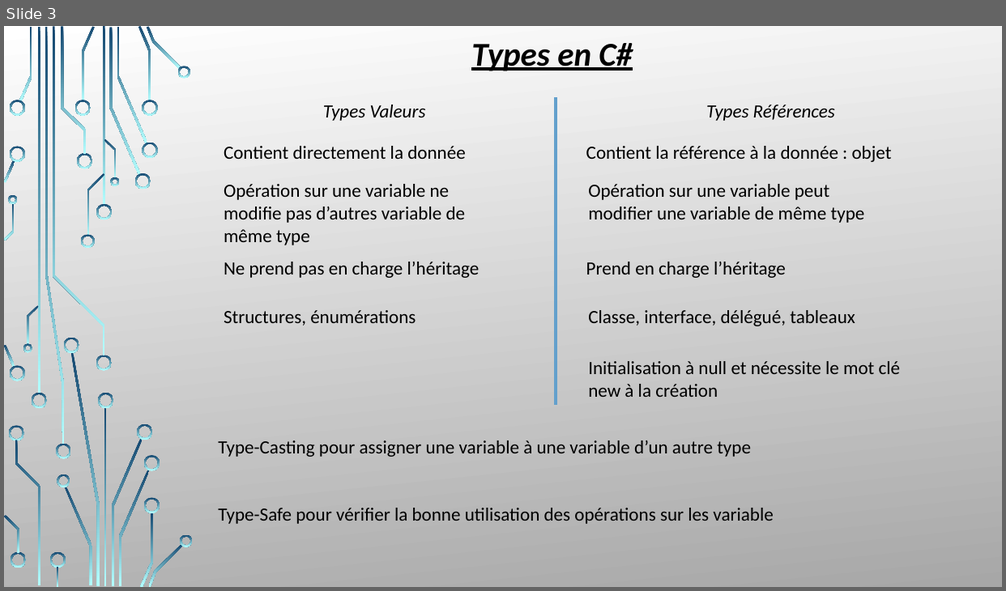
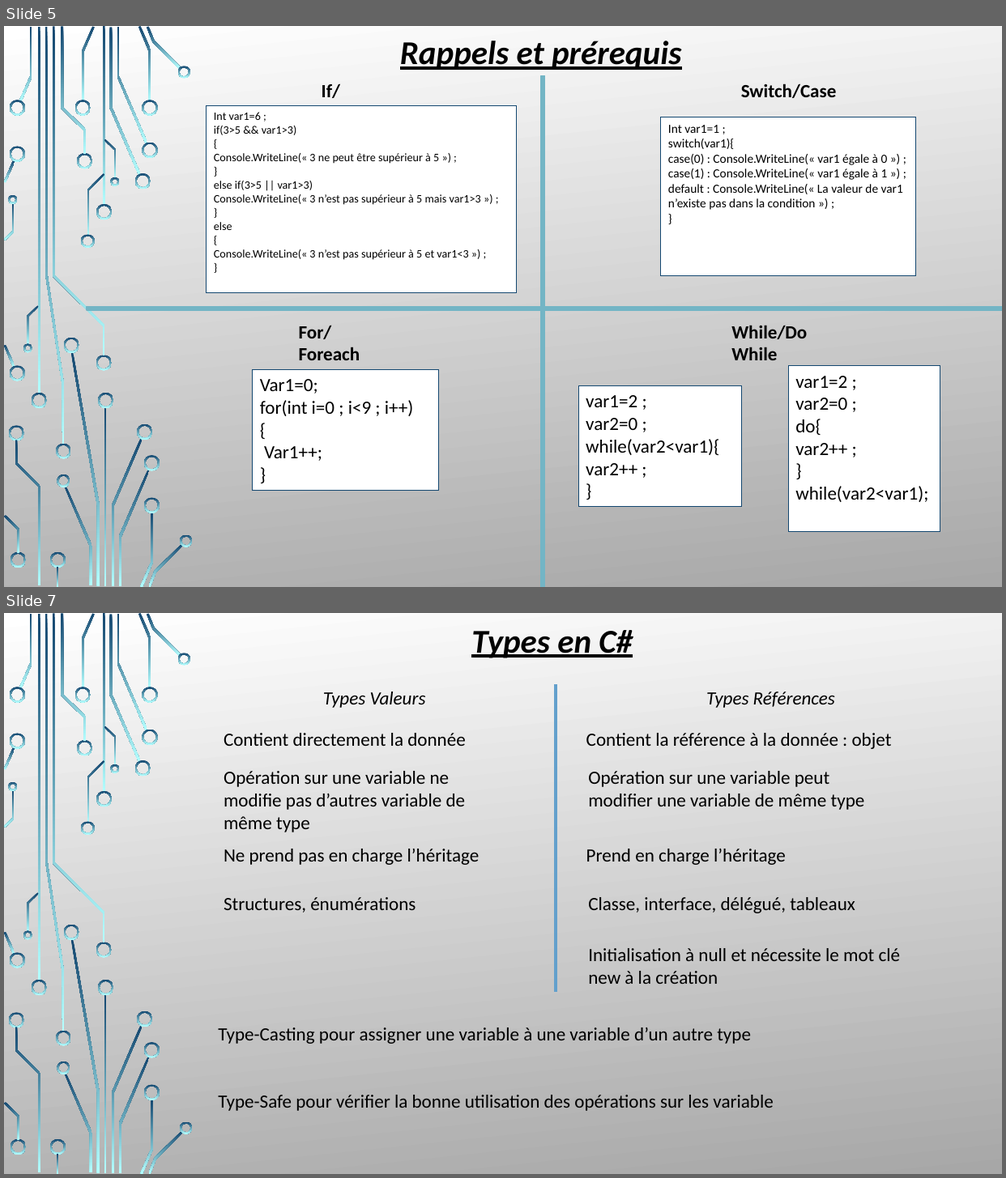
Before and after one commit to LouisMalbranque/Projet-C-S2, a slide deck: CoursCS2.pptx. Shown one above the other, each under a label of ours: slide 3 before the commit, slides 5 and 7 after it; the slides between them are not shown. The pictures are 1006x591 and 1006x1178 pixels, drawn with LibreOffice and Linux fonts; fonts in the diff are those of the drawing; background and template pictures are left out. Boxes give left, top, right and bottom in pixels: in the first picture for what was removed or moved away, otherwise in the second. Text is boxed around its words. In the diff, an @@ line names an element or a change of style, - is before the commit and + after.

```diff
--- a/CoursCS2.pptx
+++ b/CoursCS2.pptx
@@ slide 5 added at (x1=4, y1=26, x2=1002, y2=587), background picture (left out); not listed: 54 template elements that a slide beside it also shows @@
@@ text added at (x1=400, y1=41, x2=682, y2=70), 32 pt, text #000000, bold, italic, underline @@
+Rappels et prérequis
@@ text added at (x1=322, y1=84, x2=352, y2=106), 18 pt, text #000000, bold @@
+If/Else
@@ rectangle added at (x1=541, y1=75, x2=545, y2=587), fill #73B5C5, outline #73B5C5 1.25 pt @@
@@ text added at (x1=741, y1=84, x2=837, y2=98), 18 pt, text #000000, bold @@
+Switch/Case
@@ rectangle added at (x1=206, y1=105, x2=516, y2=293), fill #FFFFFF, outline #134770 0.75 pt, 11 pt, text #000000 @@
+Int var1=6 ;
+if(3>5 && var1>3)
+{
+Console.WriteLine(« 3 ne peut être supérieur à 5 ») ;
+}
+else if(3>5 || var1>3)
+Console.WriteLine(« 3 n’est pas supérieur à 5 mais var1>3 ») ;
+}
+else
+{
+Console.WriteLine(« 3 n’est pas supérieur à 5 et var1<3 ») ;
+}
@@ rectangle added at (x1=661, y1=118, x2=917, y2=276), fill #FFFFFF, outline #134770 0.75 pt, 12 pt, text #000000 @@
+Int var1=1 ;
+switch(var1){
+case(0) : Console.WriteLine(« var1 égale à 0 ») ;
+case(1) : Console.WriteLine(« var1 égale à 1 ») ;
+default : Console.WriteLine(« La valeur de var1 n’existe pas dans la condition ») ;
+}
@@ rectangle added at (x1=87, y1=307, x2=1002, y2=310), fill #73B5C5, outline #73B5C5 1.25 pt @@
@@ text added at (x1=299, y1=325, x2=360, y2=361), 18 pt, text #000000, bold @@
+For/Foreach
@@ text added at (x1=731, y1=326, x2=807, y2=361), 18 pt, text #000000, bold @@
+While/Do While
@@ rectangle added at (x1=253, y1=369, x2=438, y2=491), fill #FFFFFF, outline #134770 0.75 pt, 18 pt, text #000000 @@
+Var1=0;
+for(int i=0 ; i<9 ; i++)
+{
+Var1++;
+}
@@ rectangle added at (x1=579, y1=386, x2=742, y2=507), fill #FFFFFF, outline #134770 0.75 pt, 18 pt, text #000000 @@
+var1=2 ;
+var2=0 ;
+while(var2<var1){
+var2++ ;
+}
@@ rectangle added at (x1=789, y1=366, x2=940, y2=532), fill #FFFFFF, outline #134770 0.75 pt, 18 pt, text #000000 @@
+var1=2 ;
+var2=0 ;
+do{
+var2++ ;
+} while(var2<var1);
@@ what was slide 3 is now slide 7 @@
```
Also in this commit, not shown: 1 slide changed, 10 other slides added.
